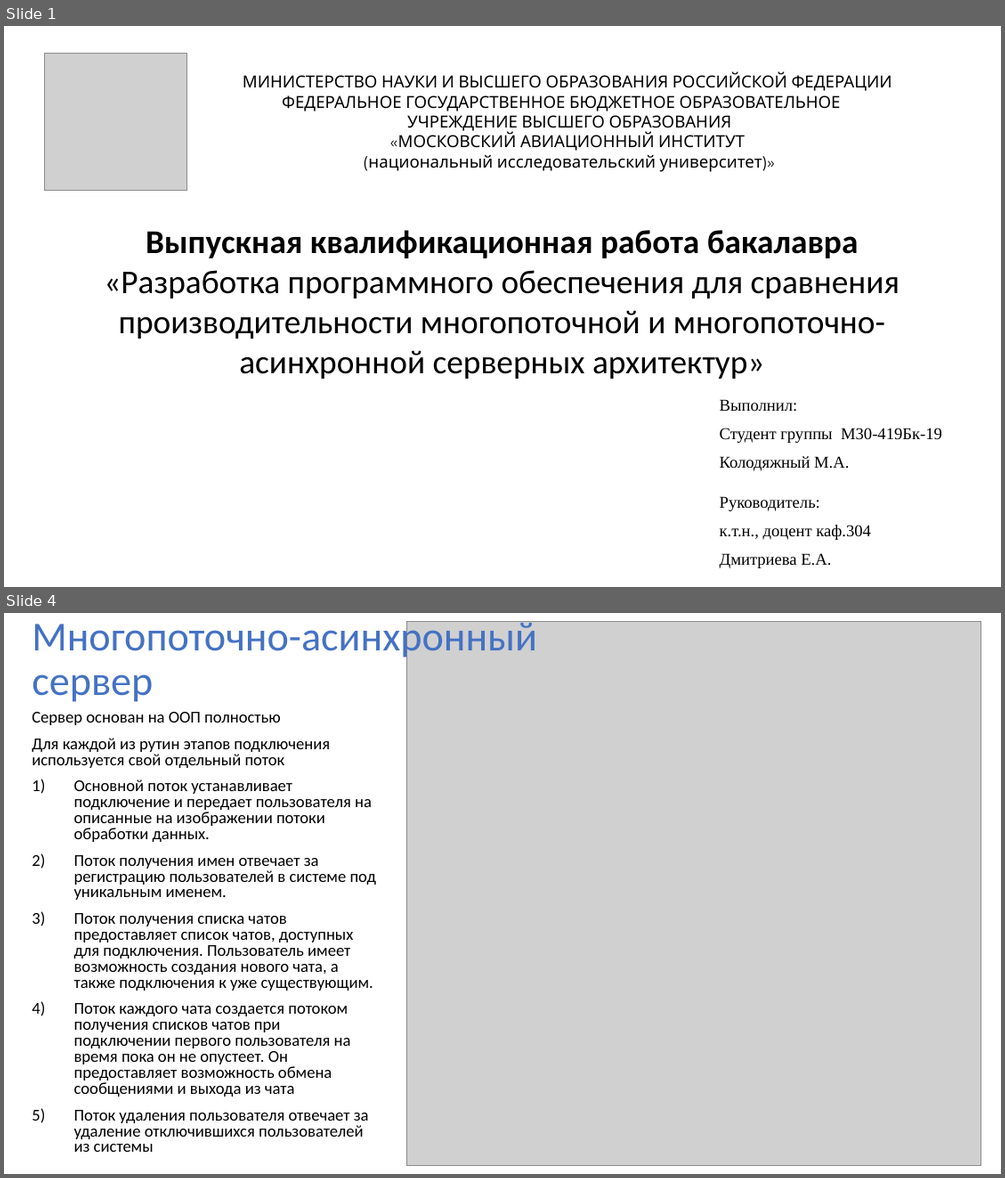
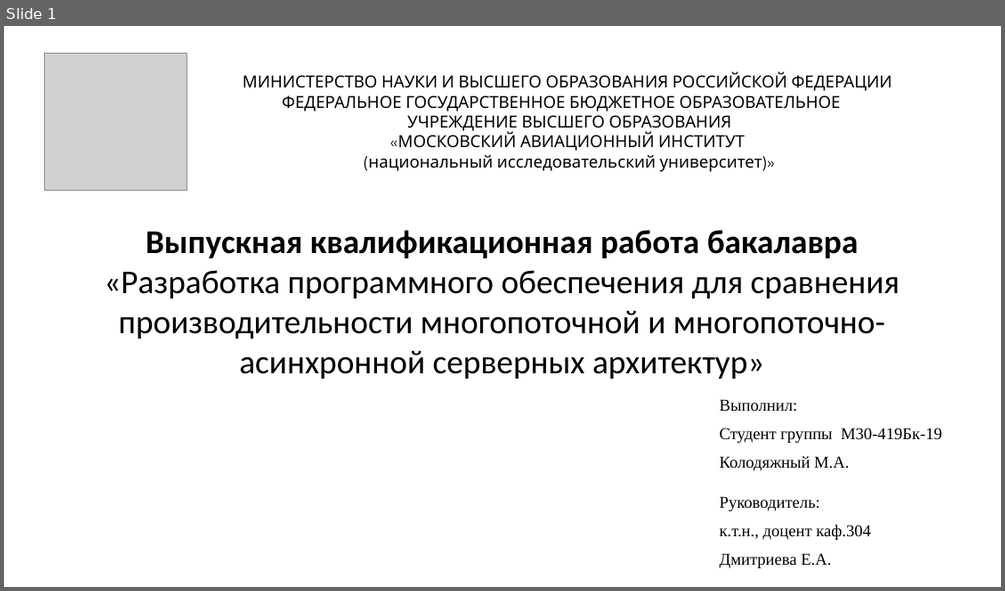
Before and after one commit to xCthulhuFtagn/OS6, a slide deck: ВКР.pptx. Shown one above the other, each under a label of ours: slides 1 and 4 before the commit, slide 1 after it; the slides between them are not shown. The pictures are 1005x1178 and 1005x591 pixels, drawn with LibreOffice and Linux fonts; fonts in the diff are those of the drawing; grey boxes stand for pictures. Boxes give left, top, right and bottom in pixels: in the first picture for what was removed or moved away, otherwise in the second. Text is boxed around its words. In the diff, an @@ line names an element or a change of style, - is before the commit and + after.

```diff
--- a/ВКР.pptx
+++ b/ВКР.pptx
@@ slide 4 removed at [4, 613, 1001, 1174], background #FFFFFF @@
@@ title removed at [32, 621, 537, 702] @@
-Многопоточно-асинхронный сервер
@@ picture removed at [407, 621, 980, 1166] @@
@@ text removed at [32, 712, 376, 1151] @@
-Сервер основан на ООП полностью
-Для каждой из рутин этапов подключения используется свой отдельный поток
-1) Основной поток устанавливает подключение и передает пользователя на описанные на изображении потоки обработки данных.
-2) Поток получения имен отвечает за регистрацию пользователей в системе под уникальным именем.
-3) Поток получения списка чатов предоставляет список чатов, доступных для подключения. Пользователь имеет возможность создания нового чата, а также подключения к уже существующим.
-4) Поток каждого чата создается потоком получения списков чатов при подключении первого пользователя на время пока он не опустеет. Он предоставляет возможность обмена сообщениями и выхода из чата
-5) Поток удаления пользователя отвечает за удаление отключившихся пользователей из системы
```
Also in this commit, not shown: 10 slides changed, 3 slides added, 1 other slide removed, 2 other files.
